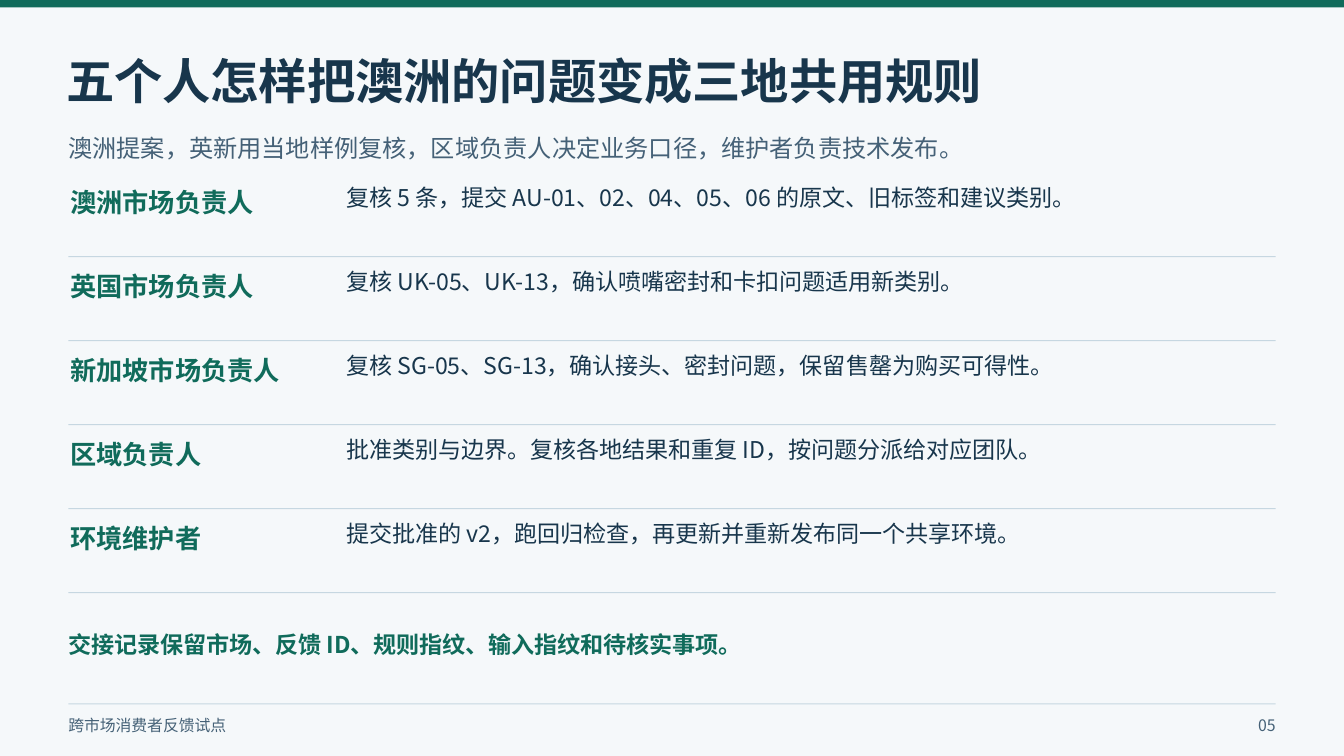
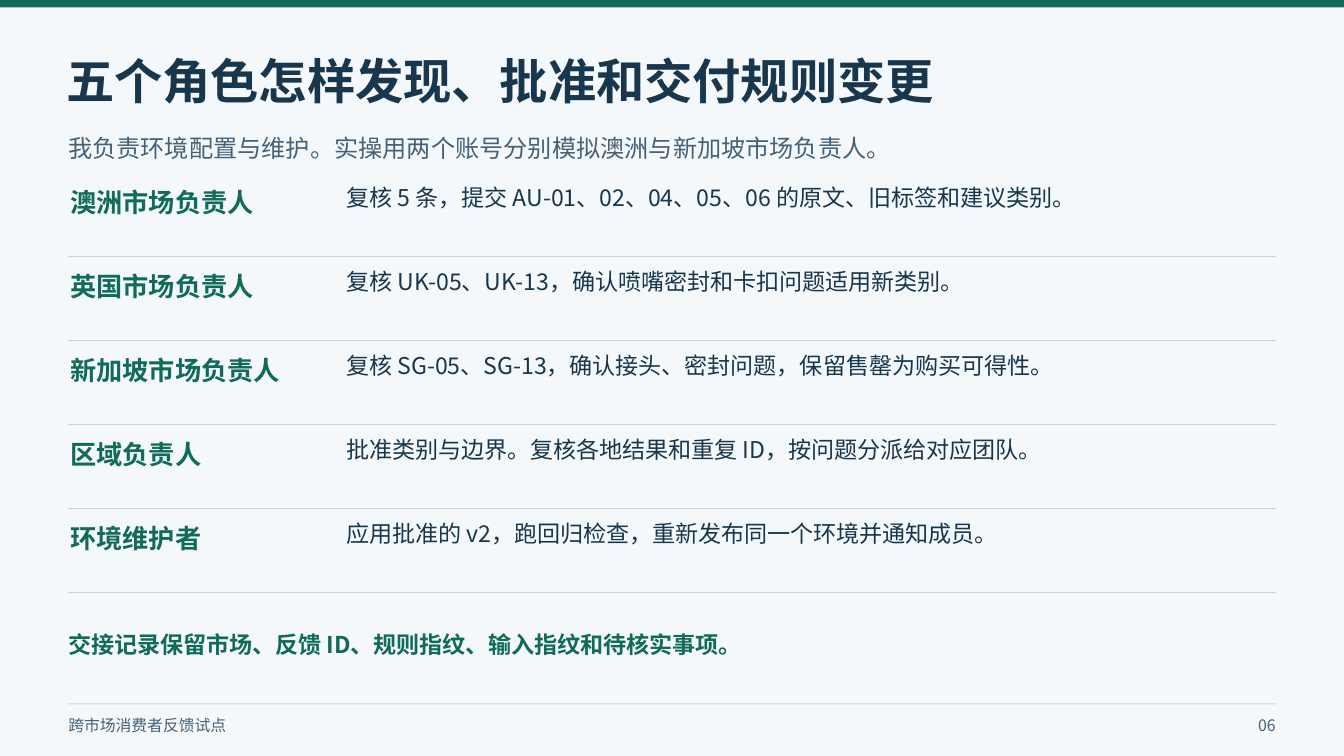
Before and after one commit to peterljlj/market-feedback-cloud-demo, a slide deck: slide 6 of docs/demo/enterprise-cloud-collaboration.pptx (slide 5 before the commit). Drawn at 1344x756 pixels with LibreOffice and Linux fonts; fonts in the diff are those of the drawing. Boxes give left, top, right and bottom in pixels: in the first picture for what was removed or moved away, otherwise in the second. Text is boxed around its words. In the diff, an @@ line names an element or a change of style, - is before the commit and + after.

```diff
--- a/docs/demo/enterprise-cloud-collaboration.pptx
+++ b/docs/demo/enterprise-cloud-collaboration.pptx
@@ text at (x1=66, y1=57, x2=934, y2=104): text changed @@
-五个人怎样把澳洲的问题变成三地共用规则
+五个角色怎样发现、批准和交付规则变更
@@ text at (x1=68, y1=136, x2=890, y2=159): text changed @@
-澳洲提案，英新用当地样例复核，区域负责人决定业务口径，维护者负责技术发布。
+我负责环境配置与维护。实操用两个账号分别模拟澳洲与新加坡市场负责人。
@@ text at (x1=346, y1=522, x2=998, y2=545): text changed @@
-提交批准的 v2，跑回归检查，再更新并重新发布同一个共享环境。
+应用批准的 v2，跑回归检查，重新发布同一个环境并通知成员。
@@ text at (x1=1258, y1=719, x2=1276, y2=731): text changed @@
-05
+06
```
Also in this commit, not shown: 7 other slides changed, 2 slides added, 2 slides removed, 4 other files.
